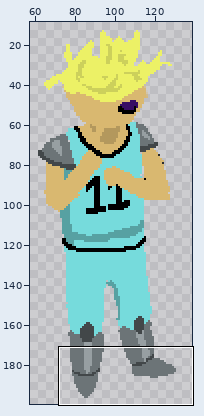
Edited in one commit: sprite sheet (YellowMambaContent/YellowMambaContentContent/Test/Jimothy/hurt.png). The first picture is a wide view before the edit; the outline marks the close-up.
Close-up. First the earlier version:
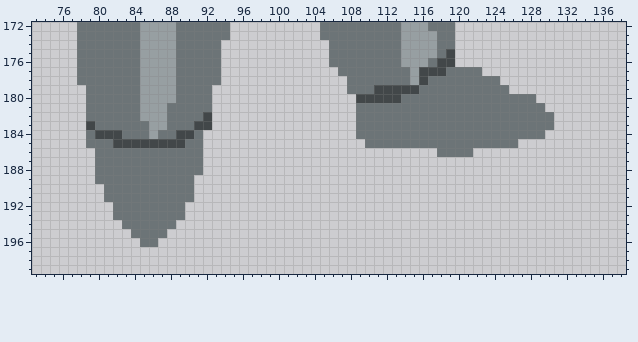
The file is 200x200 pixels. Pixels under 10% opacity are left out. Colours within 5 levels of each other are drawn and written as one. Shown: x 73..138, y 172..199. The wide view leaves out empty margins.
New version:
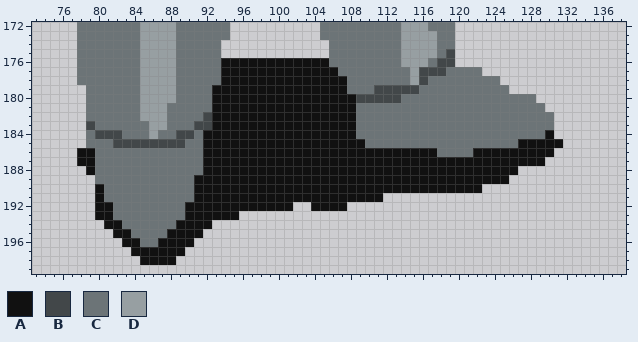
Palette (. is transparent): A #111111  B #424749  C #6c7477  D #979fa2
Diff:
The author put colour A in row 176 at x 94 to 105; in row 177 at x 94 to 106; in row 178 at x 94 to 107; in row 179 at x 93 to 107; in rows 180 to 183 at x 93 to 108; in row 184 at x 92 to 108 and 130.
The author put colour A in row 185 at x 92 to 109 and 127 to 131; in row 186 at x 78 to 79, 92 to 117 and 122 to 130; in row 187 at x 78 to 79 and 92 to 129; in row 188 at x 79 and 92 to 126; in row 189 at x 91 to 125; in row 190 at x 80 and 91 to 122.
The author put colour A in row 191 at x 80 and 91 to 111; in row 192 at x 80 to 81, 90 to 101 and 104 to 107; in row 193 at x 80 to 81 and 90 to 95; in row 194 at x 81 to 82 and 89 to 92; in row 195 at x 82 to 83 and 88 to 91; in row 196 at x 83 to 84 and 87 to 90.
The author put colour A in row 197 at x 84 to 89; in row 198 at x 85 to 88.
Boxes around the changes in both close-ups, in picture pixels (x1, y1, x2, y2):
added: (77, 58, 563, 265)
